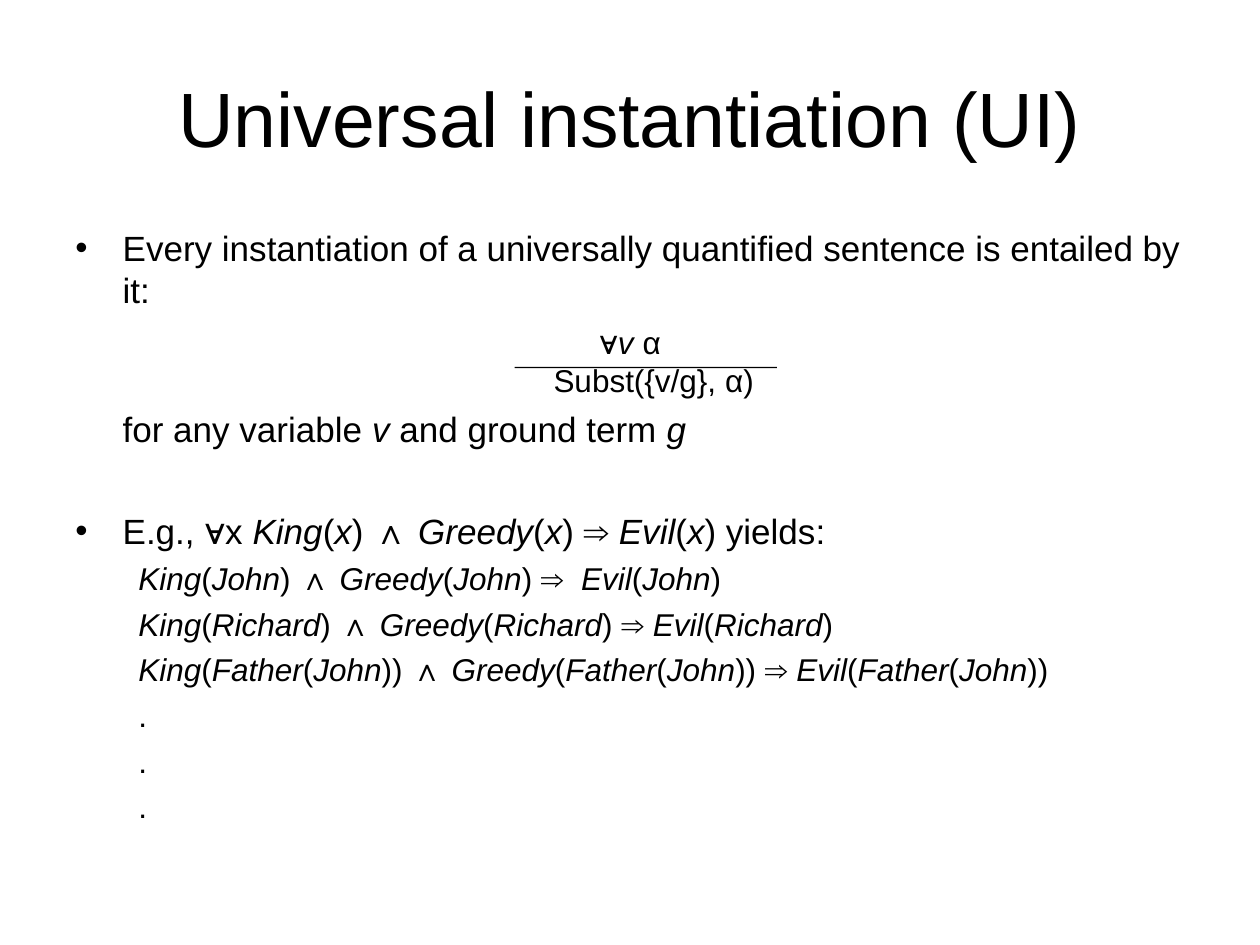
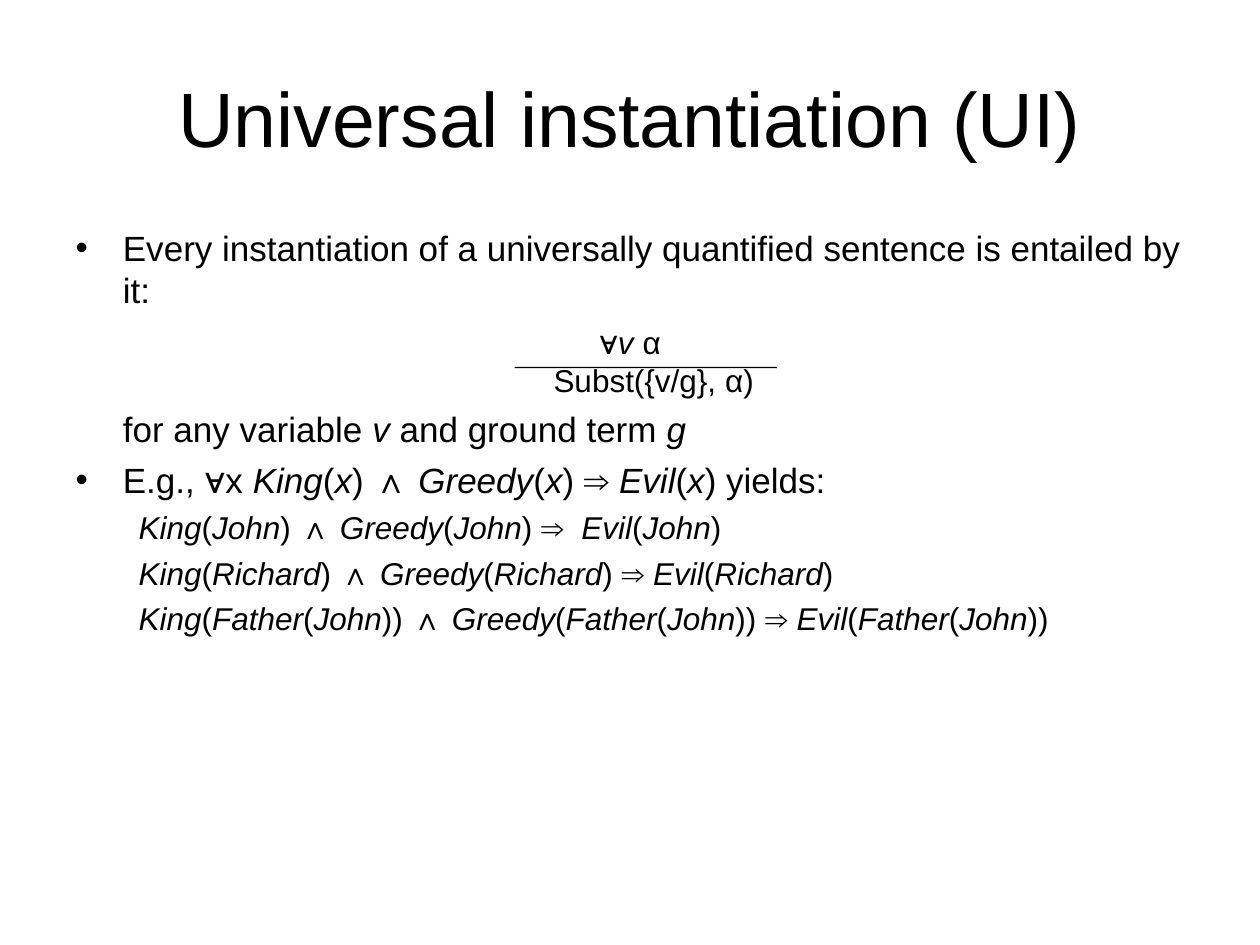
Before and after one commit to Rafi-afridi/Artificial_intelligence, a slide deck: slide 3 of Book slides/m9-inference.ppt. Drawn at 1260x945 pixels with LibreOffice and Linux fonts; fonts in the diff are those of the drawing. Boxes give left, top, right and bottom in pixels: in the first picture for what was removed or moved away, otherwise in the second. Text is boxed around its words. In the diff, an @@ line names an element or a change of style, - is before the commit and + after.

```diff
--- a/Book slides/m9-inference.ppt
+++ b/Book slides/m9-inference.ppt
@@ text at box(123, 235, 1180, 636): paragraphs removed @@
-  .
-  .
-  .
```
Also in this commit, not shown: 5 other slides changed, 5 other files.
